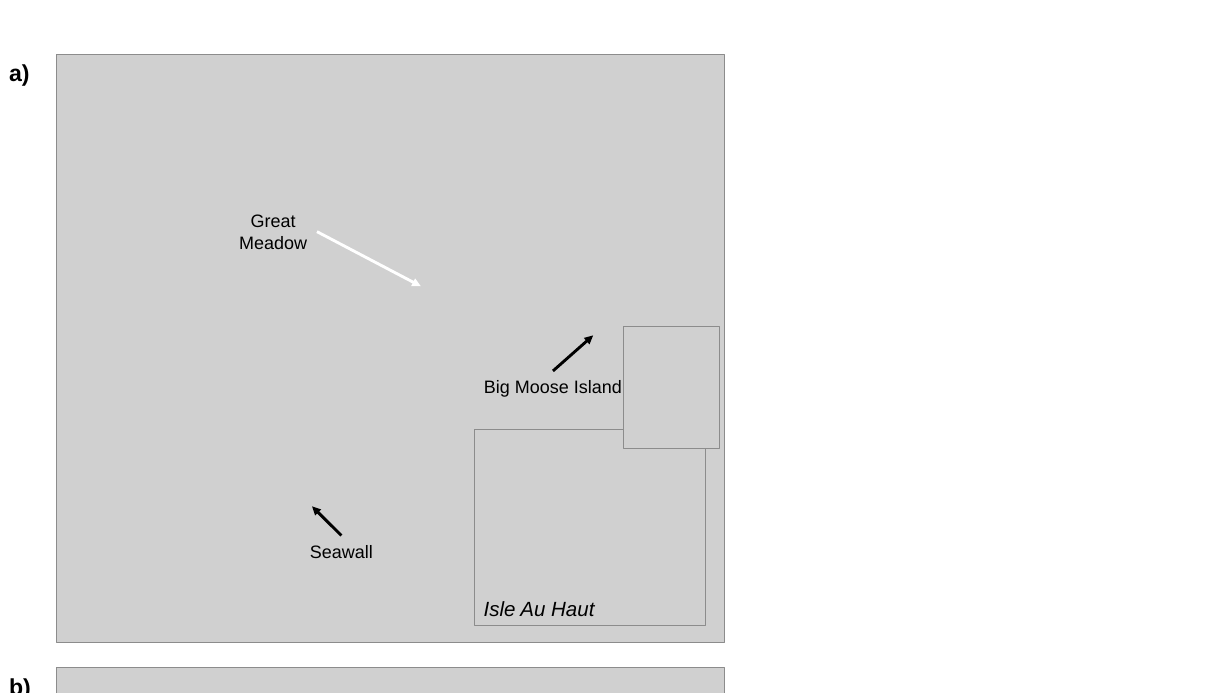
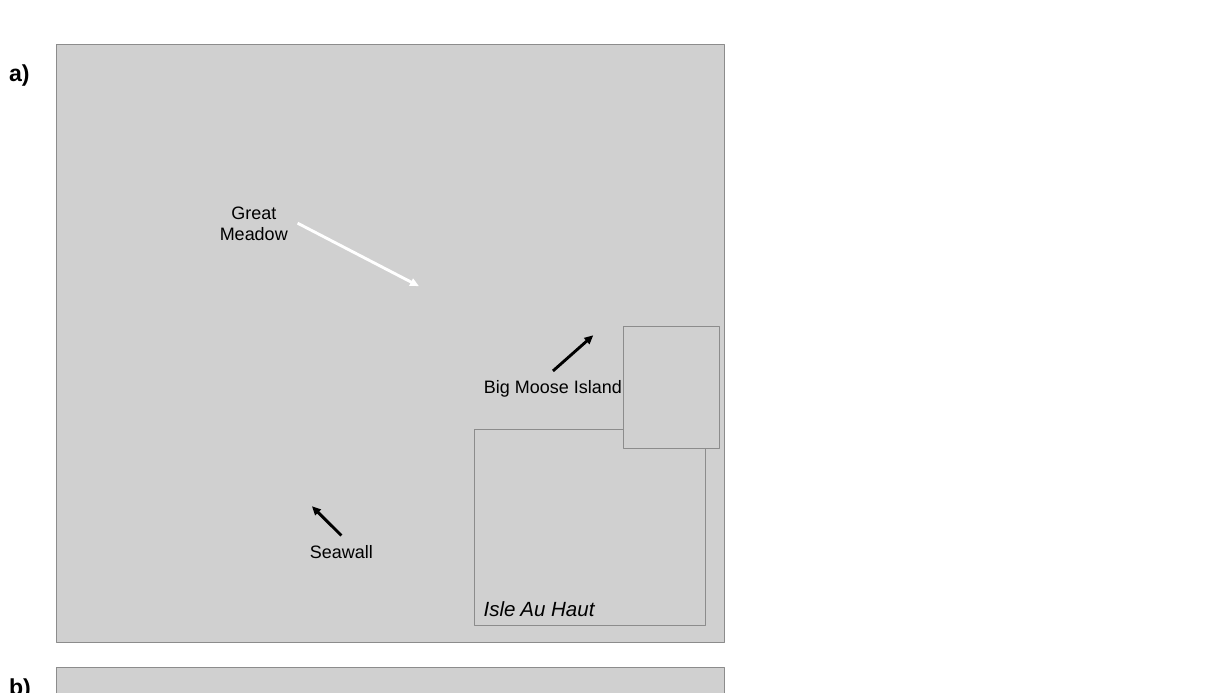
Before and after one commit to Kylelima21/npf_citsci_ms, a slide deck: slide 1 of outputs/forpub/pptx_and_subfigs/final_heatmap_acad_kaww.pptx. Drawn at 1232x693 pixels with LibreOffice and Linux fonts; fonts in the diff are those of the drawing; grey boxes stand for pictures. Boxes give left, top, right and bottom in pixels: in the first picture for what was removed or moved away, otherwise in the second. Text is boxed around its words. In the diff, an @@ line names an element or a change of style, - is before the commit and + after.

```diff
--- a/outputs/forpub/pptx_and_subfigs/final_heatmap_acad_kaww.pptx
+++ b/outputs/forpub/pptx_and_subfigs/final_heatmap_acad_kaww.pptx
@@ picture: place and size @@
-picture at box(56, 55, 724, 642)
+picture at box(56, 44, 724, 642)
@@ text "Great Meadow": place and size @@
-text "Great Meadow" at box(239, 214, 307, 249)
+text "Great Meadow" at box(220, 206, 288, 240)
@@ arrow moved from (317, 232) - (421, 287) to (298, 224) - (419, 287) @@
```
Also in this commit, not shown: 46 other files.
